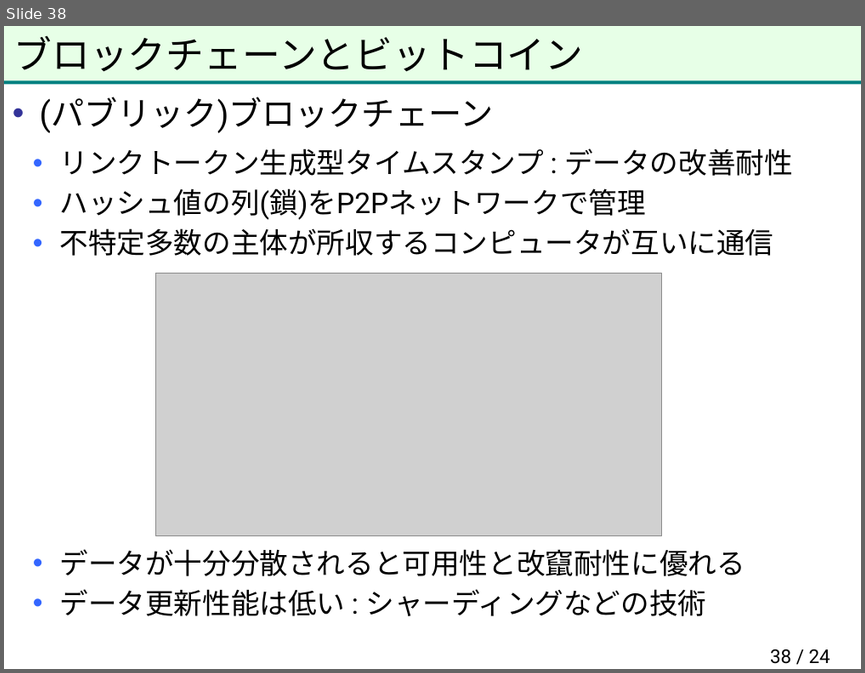
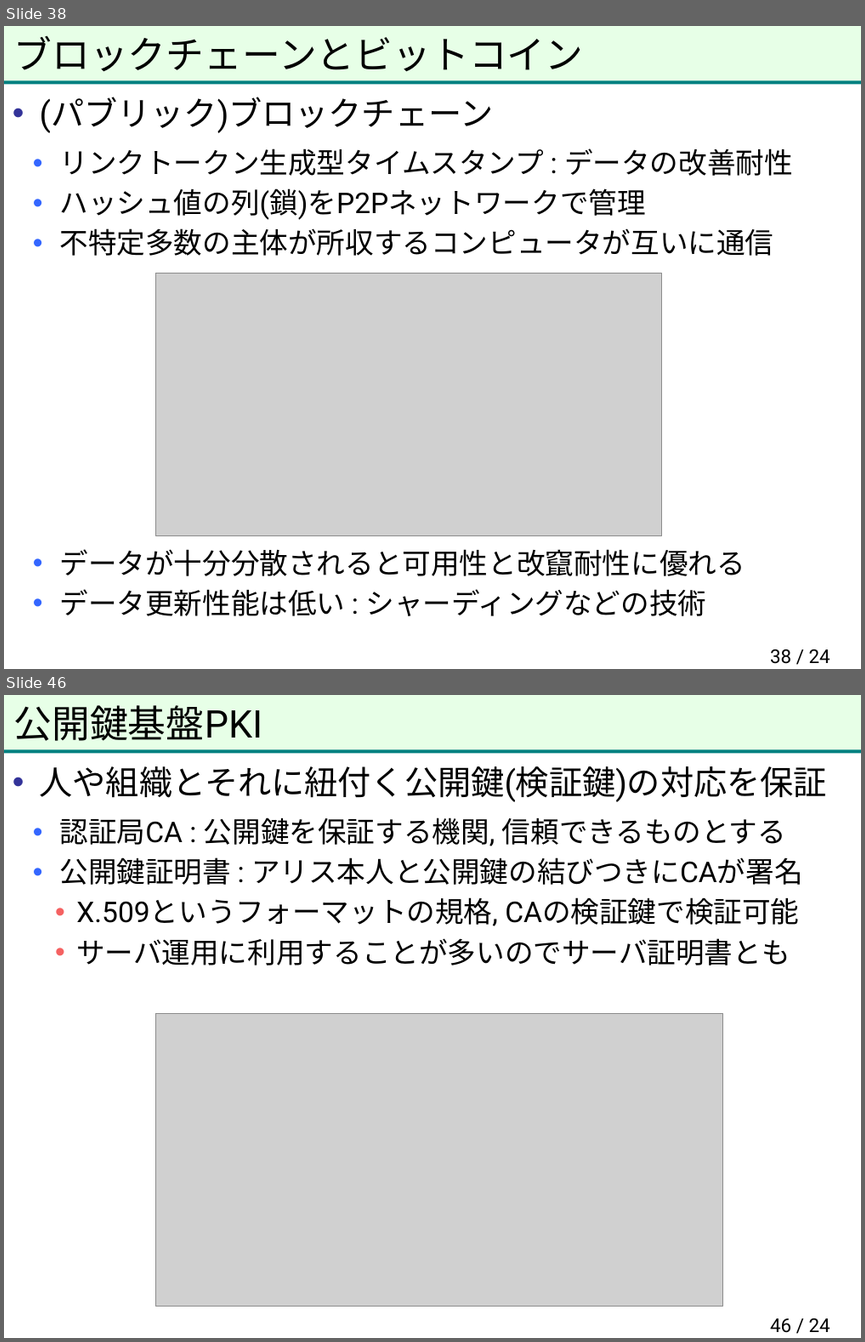
Before and after one commit to herumi/anninbon, a slide deck: lec/anninbon7.pptx. Shown one above the other, each under a label of ours: slide 38 before the commit, slides 38 and 46 after it; the slides between them are not shown. The pictures are 865x673 and 865x1342 pixels, drawn with LibreOffice and Linux fonts; fonts in the diff are those of the drawing; grey boxes stand for pictures; background and template pictures are left out. Boxes give left, top, right and bottom in pixels: in the first picture for what was removed or moved away, otherwise in the second. Text is boxed around its words. In the diff, an @@ line names an element or a change of style, - is before the commit and + after.

```diff
--- a/lec/anninbon7.pptx
+++ b/lec/anninbon7.pptx
@@ slide 46 added at [4, 695, 861, 1338], background #FFFFFF; not listed: 2 template elements that a slide beside it also shows @@
@@ title added at [14, 705, 263, 741], 32 pt, text #000000 @@
+公開鍵基盤PKI
@@ text added at [40, 766, 827, 965], 24 pt, text #000000 @@
+• 人や組織とそれに紐付く公開鍵(検証鍵)の対応を保証
+  • 認証局CA : 公開鍵を保証する機関, 信頼できるものとする
+  • 公開鍵証明書 : アリス本人と公開鍵の結びつきにCAが署名
+    • X.509というフォーマットの規格, CAの検証鍵で検証可能
+    • サーバ運用に利用することが多いのでサーバ証明書とも
@@ picture added at [155, 1014, 722, 1306] @@
@@ page number added at [770, 1318, 830, 1333], 16 pt, text #000000 @@
+46 / 24
```
Also in this commit, not shown: 1 slide changed, 8 other slides added.
